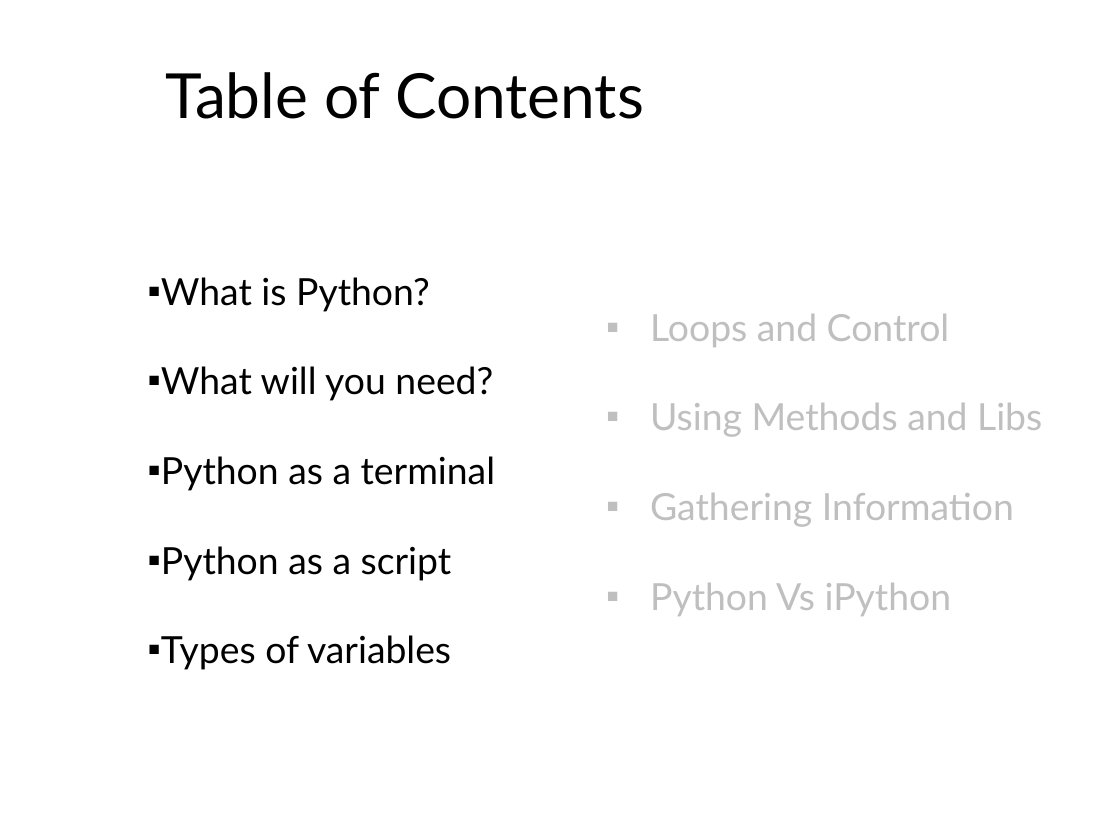
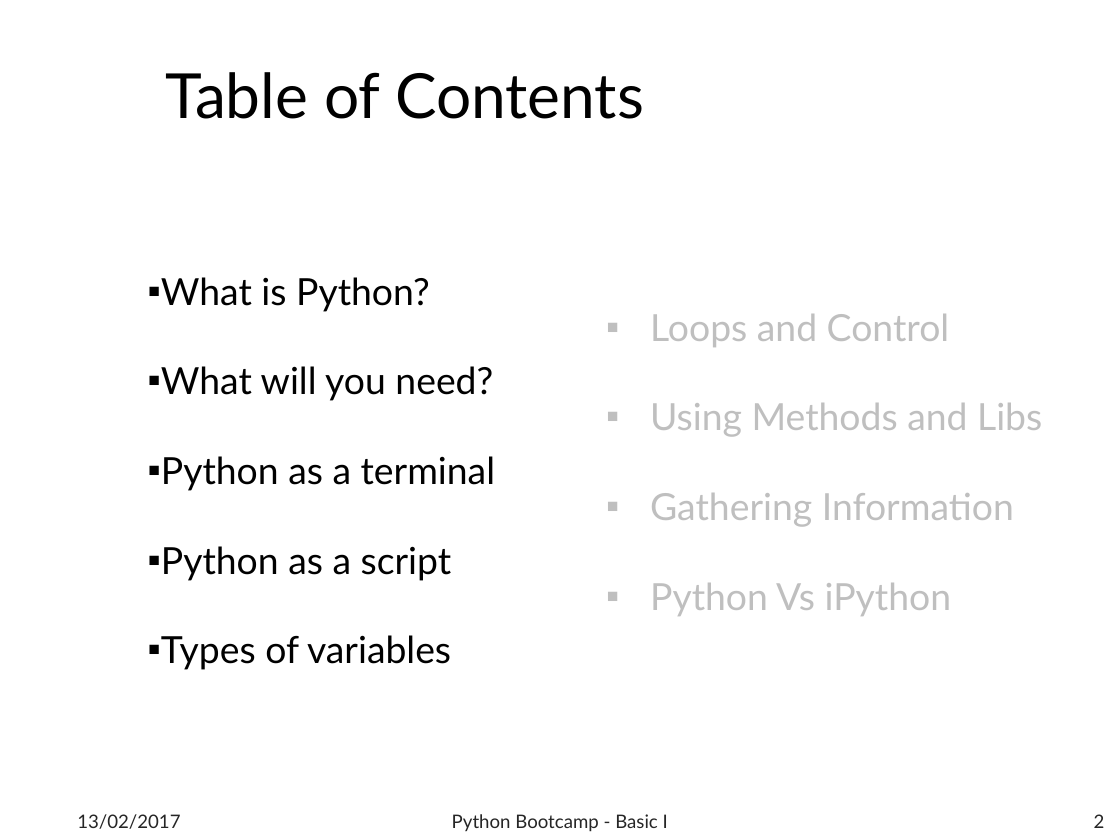
Before and after one commit to b1quint/PythonBootcamp2017, a slide deck: slide 2 of Presentations/Python Bootcamp - Basics I .pptx. Drawn at 1120x840 pixels with LibreOffice and Linux fonts; fonts in the diff are those of the drawing; background and template pictures are left out. Boxes give left, top, right and bottom in pixels: in the first picture for what was removed or moved away, otherwise in the second. Text is boxed around its words. In the diff, an @@ line names an element or a change of style, - is before the commit and + after.

Commit message:
Updated Basics I and Basics II

```diff
--- a/Presentations/Python Bootcamp - Basics I .pptx
+++ b/Presentations/Python Bootcamp - Basics I .pptx
@@ text added at (x1=77, y1=814, x2=180, y2=829), 12 pt, text #262626 @@
+13/02/2017
@@ text added at (x1=452, y1=814, x2=668, y2=832), 12 pt, text #262626 @@
+Python Bootcamp - Basic I
@@ page number added at (x1=1094, y1=814, x2=1105, y2=828), 12 pt, text #262626 @@
+2
```
Also in this commit, not shown: 52 other slides changed, 10 other files.
